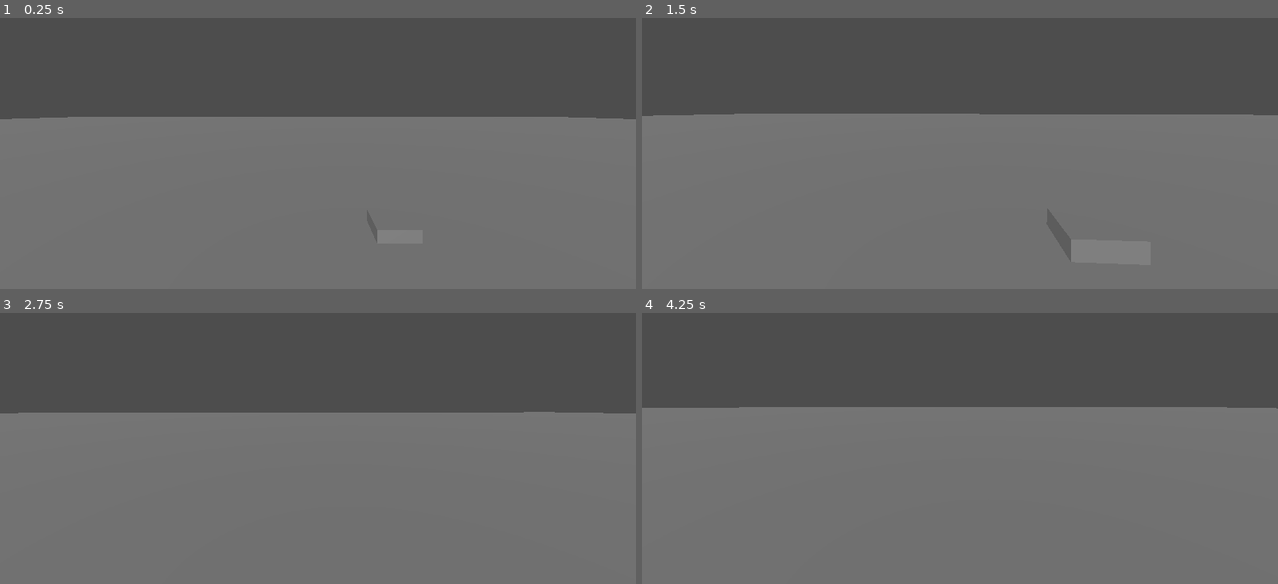
Above: before the commit, frames 1-4 (two rows, left to right).
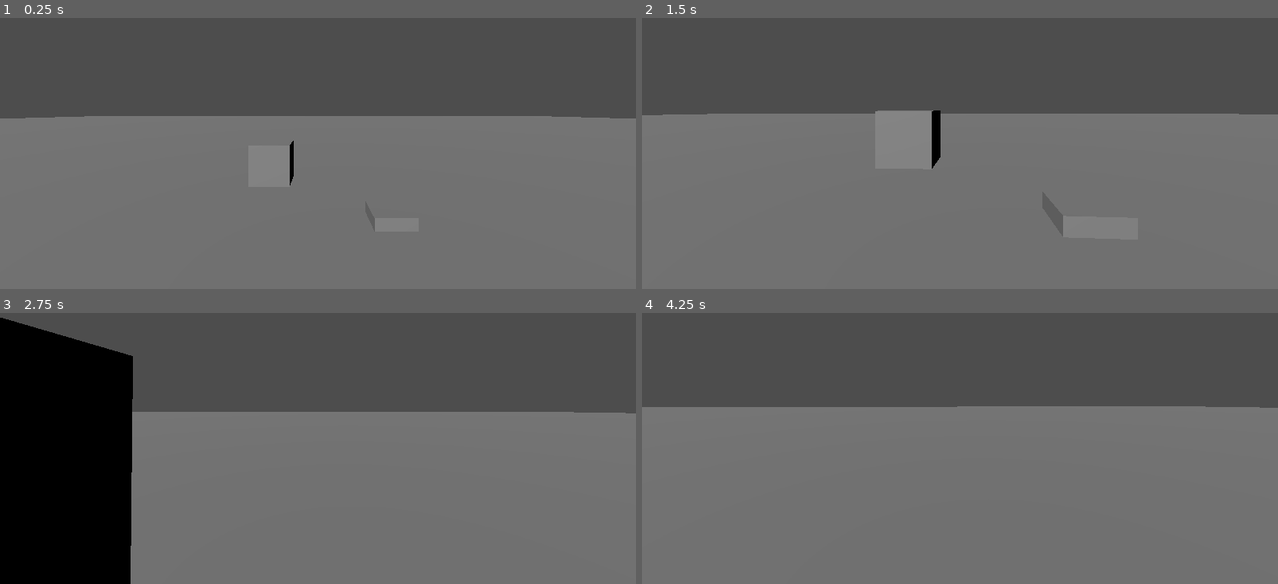
Above: after the commit, the same moments.

Repository: Votline/Run_Away
Game: Godot game, scene res://Scenes/main.tscn
Same seed, same stepped clock (60 frames per second), same inputs: the game is played once before the commit and once after it.
Inputs (mouse positions are in pixels of both pictures, inside the frame that each line leads up to):
- Up to frame 1 (0.25 s): no input
- Up to frame 2 (1.5 s): move the mouse to (991, 107) at 0.52 s; hold Ctrl (crouch) 0.53-1.28 s; hold W (move_forward) from 0.53 s (still down); tap Shift (run) at 0.8, 1.35 s; move the mouse to (928, 110) at 1.27 s
- Up to frame 3 (2.75 s): keep holding W (move_forward); tap Ctrl (crouch) at 1.55 s; move the mouse to (330, 399) at 2.02 s; hold Ctrl (crouch) from 2.03 s (still down); tap Shift (run) at 2.3 s
- Up to frame 4 (4.25 s): keep holding W (move_forward); move the mouse to (953, 410) at 2.77 s; release Ctrl (crouch) at 2.78 s; tap Shift (run) at 2.85, 3.8 s; tap Ctrl (crouch) at 3.05 s; tap Enter at 3.5 s; move the mouse to (1004, 410) at 3.52 s; hold Ctrl (crouch) from 3.53 s (still down)

The runs differ from the first frame. In frame 1, 0.3% of the frame differs, in the area x 0-100%, y 36-79%; in frame 2, 0.5%; in frame 3, 19%, in the area x 0-99%, y 1-100%; in frame 4, 0.2%.

Commit message:
Pre-Release MovementController.v2(adding headbob)[1]

Diff:
--- a/Entities/Players/BobbysMovement.gd
+++ b/Entities/Players/BobbysMovement.gd
@@ -1,28 +1,32 @@
 extends CharacterBody3D
 
+var slide_direction: Vector3; var scale_normal: float; var scale_crouch: float; var scale_slide: float #Slide and crouch
 var direction; var input_dir; var isMoving: bool; var isRunning: bool; var isCrouching: bool; var isSliding: bool #Move
+var cb_frequency: float; var cb_amplitude: float; var cb_time: float; var cb_pos: Vector3 #Camera Bobbing
 var current_speed:float; var walk_speed:float; var run_speed: float; var crouch_speed: float #Speed
-var slide_direction: Vector3
-var gravity: float
+
+const gravity = 9.8
 
 
 @onready var head = $Head; @onready var camera = $Head/Camera3D #Head and Camera for MouseController
 @onready var sensitivity: float = 0.001 #Sens for mousecontroller
 
 func _unhandled_input(event): #Input handler
-	if event is InputEventMouseMotion: #Mouse handler
+	if event is InputEventMouseMotion: #Mouse event
 		head.rotate_y(-event.relative.x * sensitivity) #Rotate head
 		camera.rotate_x(-event.relative.y * sensitivity) #Rotate camera
 		camera.rotation.x = clamp(camera.rotation.x, deg_to_rad(-90), deg_to_rad(90)) #Camera clamp, now cant do somersaults
 
 func _ready():
-	Input.set_mouse_mode(Input.MOUSE_MODE_CAPTURED) #hide mouse
-	isMoving=false; isRunning=false; isCrouching=false; isSliding=false
-	current_speed=0; walk_speed=5; run_speed=10; crouch_speed=2;
-	gravity = 9.8
+	Input.set_mouse_mode(Input.MOUSE_MODE_CAPTURED); #hide mouse
+	isMoving=false; isRunning=false; isCrouching=false; isSliding=false; #Move
+	current_speed=0; walk_speed=5; run_speed=10; crouch_speed=2; #Speed
+	scale_normal=1.25; scale_crouch=0.8; scale_slide=0.5; #Scale
+	cb_frequency=2.8; cb_amplitude=0.08; #Camera Bobbing
+
 
 func _process(delta):
-	print(scale.y)
+	headbob(delta)
 	slide(delta)
 	move(delta)
 	crouch()
@@ -48,24 +52,29 @@
 func run():
 	if !isSliding:
 		if isMoving && !isCrouching && Input.is_action_pressed("run"):
-			isRunning=true; current_speed=lerp(current_speed, run_speed, 0.07)
+			isRunning=true; current_speed=lerp(current_speed, run_speed, 0.07) #Smooth change speed to 10
 		if isRunning && Input.is_action_just_released("run"):
 			isRunning=false
 func crouch():
 	if !isSliding:
-		if !isRunning && Input.is_action_pressed("crouch"):
-			scale.y = lerp(scale.y, 0.8, 0.09)
-			isCrouching=true; current_speed=lerp(current_speed, crouch_speed, 0.07)
-		if isCrouching && Input.is_action_just_released("crouch"): isCrouching=false
-		if !isCrouching && !isSliding:
-			scale.y = lerp(scale.y, 1.25, 0.04)
+		if !isRunning && Input.is_action_pressed("crouch"):  #Crouch
+			current_speed=lerp(current_speed, crouch_speed, 0.07) #Smooth change speed to 2
+			scale.y = lerp(scale.y, scale_crouch, 0.09) #Smooth change scale CharacterBody3D(player(Bobby)) to 0.8
+			isCrouching=true; #Change value
+		if isCrouching && Input.is_action_just_released("crouch"): isCrouching=false #Get up
+		if !isCrouching && !isSliding: scale.y = lerp(scale.y, scale_normal, 0.04) #Smooth change scale, is also works for slide
 func slide(delta):
 	if current_speed>9.5 && Input.is_action_pressed("crouch"): isSliding=true
 	if isSliding && current_speed > 3:
-		slide_direction = -camera.global_transform.basis.z.normalized(); slide_direction.y = direction.y
-		scale.y = lerp(scale.y, 0.5, 0.09)
-
-		current_speed=lerp(current_speed, crouch_speed, 0.01)
-		translate(slide_direction * current_speed * delta)
+		slide_direction = -camera.global_transform.basis.z.normalized(); slide_direction.y = direction.y #Get direction for slide
+		current_speed=lerp(current_speed, crouch_speed, 0.01) #Smooth change speed to 2
+		translate(slide_direction * current_speed * delta) #moving the player in the direction for the camera
+		scale.y = lerp(scale.y, scale_slide, 0.09) #Smooth change scale to 0.5
 	else:
 		isSliding=false;
+
+func headbob(delta): # Function for simulating camera bobbing
+	cb_time += delta * velocity.length() * float(is_on_floor()) # Increase the bobbing time based on the velocity and whether the camera is on the floor
+	cb_pos = Vector3.ZERO # Reset the camera position vector
+	cb_pos.y = sin(cb_time * cb_frequency) * cb_amplitude # Calculate the vertical position of the camera using a sine function
+	camera.transform.origin = cb_pos # Update the camera position
--- a/Scenes/main.tscn
+++ b/Scenes/main.tscn
@@ -10,6 +10,10 @@
 size = Vector3(1, 1.00891, 1)
 
 [sub_resource type="BoxMesh" id="BoxMesh_4mnxp"]
+
+[sub_resource type="BoxShape3D" id="BoxShape3D_qdqme"]
+
+[sub_resource type="BoxMesh" id="BoxMesh_6ghmh"]
 
 [node name="Main" type="Node"]
 
@@ -37,6 +41,15 @@
 mesh = SubResource("BoxMesh_4mnxp")
 skeleton = NodePath("")
 
+[node name="Cube1" type="StaticBody3D" parent="Ground"]
+transform = Transform3D(1, 0, 0, 0, 1, 0, 0, 0, 1, -1.12105, 1.6516, -6.13093)
+
+[node name="CollisionShape3D" type="CollisionShape3D" parent="Ground/Cube1"]
+shape = SubResource("BoxShape3D_qdqme")
+
+[node name="MeshInstance3D" type="MeshInstance3D" parent="Ground/Cube1"]
+mesh = SubResource("BoxMesh_6ghmh")
+
 [node name="DirectionalLight3D" type="DirectionalLight3D" parent="."]
 transform = Transform3D(0.921109, 0.135674, -0.3649, 0.103351, 0.818456, 0.565198, 0.375337, -0.558322, 0.739864, -2.05409, 18.0682, 17.9444)
 
Not shown: 1 places in Scenes/main.tscn that only renumber resources
